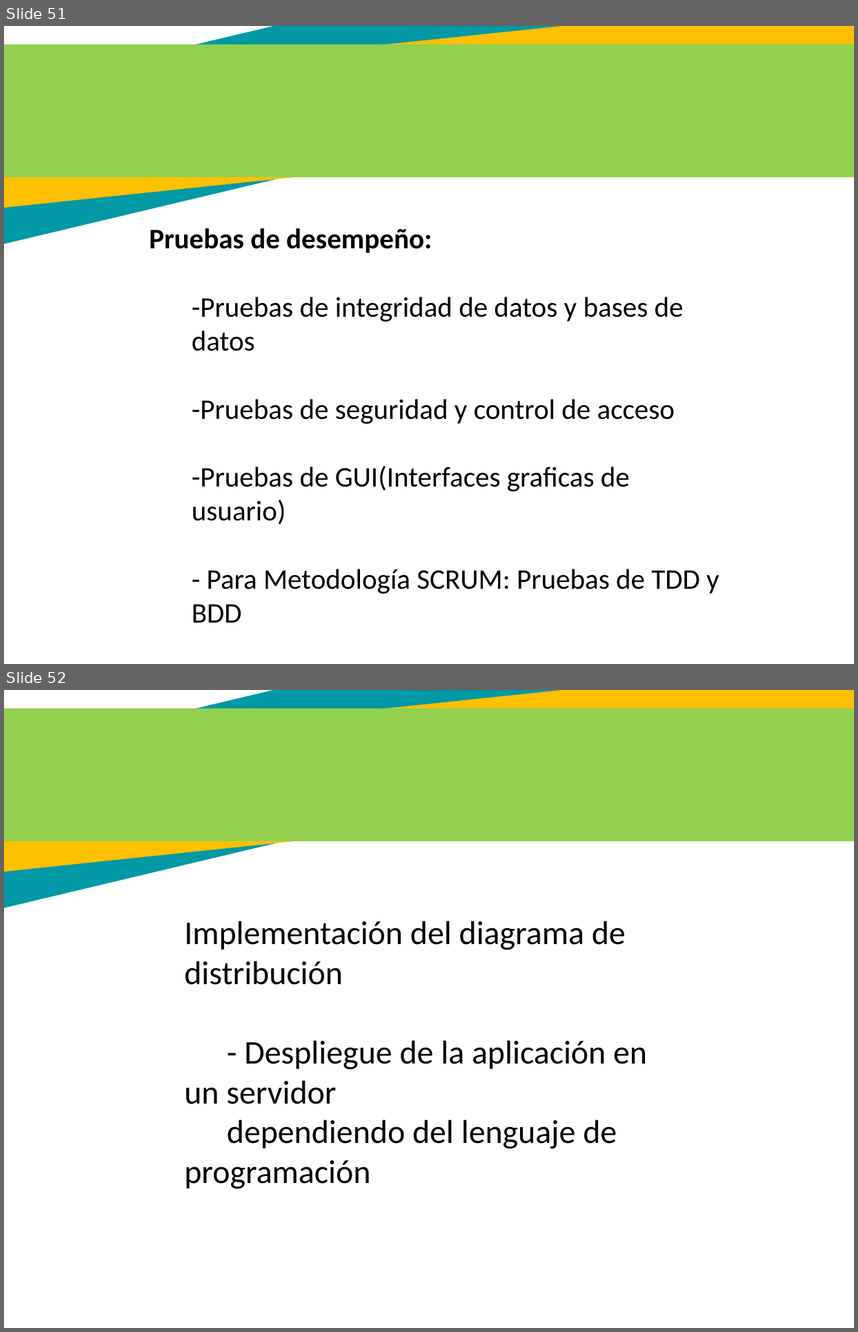
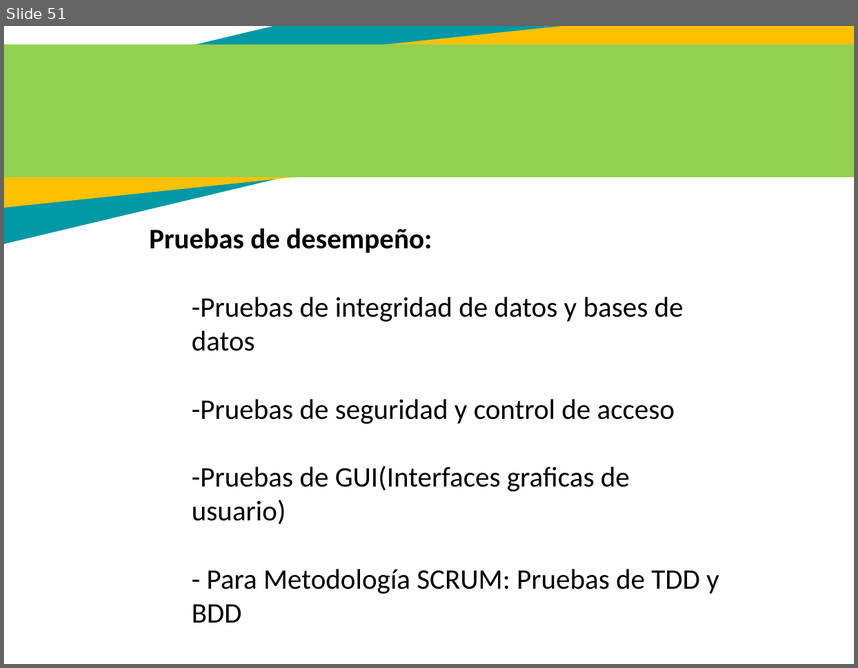
Before and after one commit to juannicolasvargas/SANF-solutions-helps, a slide deck: Sexto Trimestre/PresentacionV6 terminar- 1012.pptx. Shown one above the other, each under a label of ours: slides 51 and 52 before the commit, slide 51 after it. The pictures are 858x1332 and 858x668 pixels, drawn with LibreOffice and Linux fonts; fonts in the diff are those of the drawing. Boxes give left, top, right and bottom in pixels: in the first picture for what was removed or moved away, otherwise in the second. Text is boxed around its words. In the diff, an @@ line names an element or a change of style, - is before the commit and + after.

```diff
--- a/Sexto Trimestre/PresentacionV6 terminar- 1012.pptx
+++ b/Sexto Trimestre/PresentacionV6 terminar- 1012.pptx
@@ slide 52 removed at (4, 690, 854, 1328), background #FFFFFF; not listed: 3 template elements that a slide beside it also shows @@
@@ text removed at (184, 920, 647, 1189) @@
-Implementación del diagrama de distribución
-- Despliegue de la aplicación en un servidor
-dependiendo del lenguaje de programación
```
Also in this commit, not shown: 4 slides changed, 2 slides added, 2 other slides removed.
